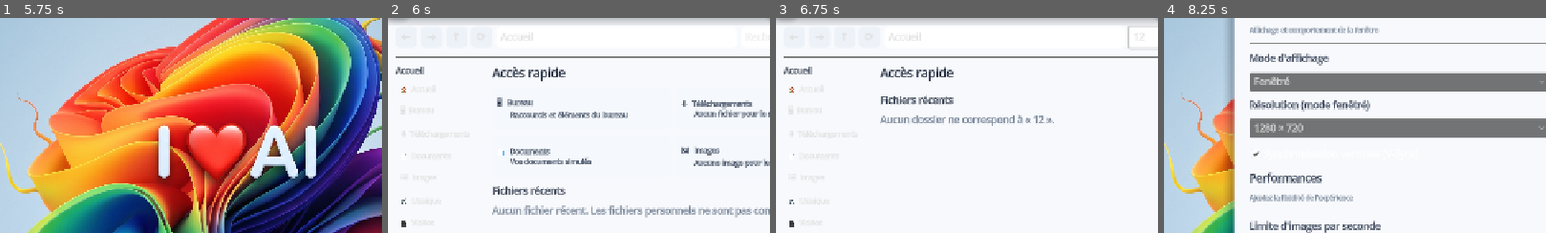
Above: before the commit, frames 1-4 (left to right).
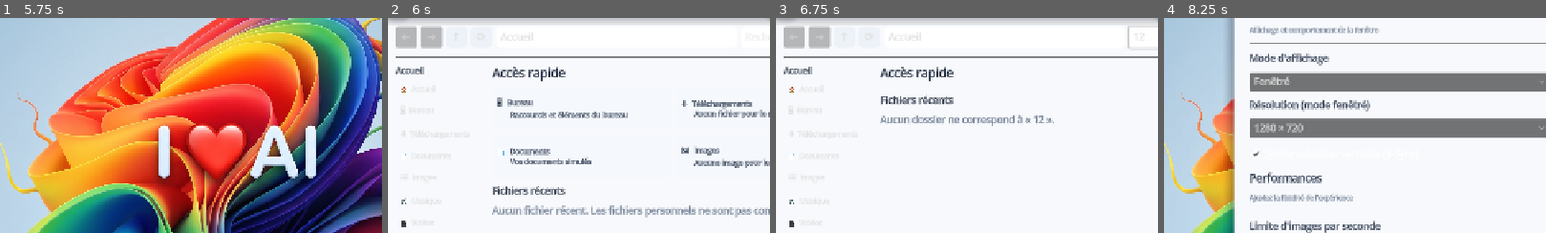
Above: after the commit, the same moments.

Repository: Likounsee/Microslop-Experience
Game: Godot game, scene res://scenes/desktop.tscn
Same seed, same stepped clock (60 frames per second), same inputs: the game is played once before the commit and once after it.
Inputs (mouse positions are % of the whole screen's width and height, from its top left):
- Up to frame 1 (5.75 s): click (6, 18) at 0.52 s; click (6, 33) at 1.27 s; click (6, 48) at 2.02 s; click "⌕ Rechercher" at 2.75 s; click "—" at 3.5 s; click (44, 94) at 4.27 s; click "—" at 5 s
- Up to frame 2 (6 s): click (49, 94) at 5.77 s
- Up to frame 3 (6.75 s): click (73, 24) at 6.52 s; type "12" at 6.6 s
- Up to frame 4 (8.25 s): click "—" at 7.25 s; click (53, 94) at 8.02 s
The pictures show only the part of the screen within x 19-69%, y 19-69%; the shares and areas given below are measured in that part.

Frame 1 is identical in both runs. In frame 2, 1.2% of the frame differs, in the area x 2-15%, y 3-15%; in frame 3, 1.2%; in frame 4, nothing differs.

Commit message:
Initialize Explorer back and forward button states

Diff:
--- a/scripts/desktop.gd
+++ b/scripts/desktop.gd
@@ -1372,6 +1372,7 @@
 	address.custom_minimum_size.y = 34
 	address.add_theme_stylebox_override("normal", _flat_style(Color("ffffff"), 8))
 	toolbar.add_child(address)
+	_refresh_explorer_navigation_buttons(address)
 	var search := LineEdit.new()
 	search.name = "ExplorerSearch"
 	search.placeholder_text = "Rechercher dans Accueil"
